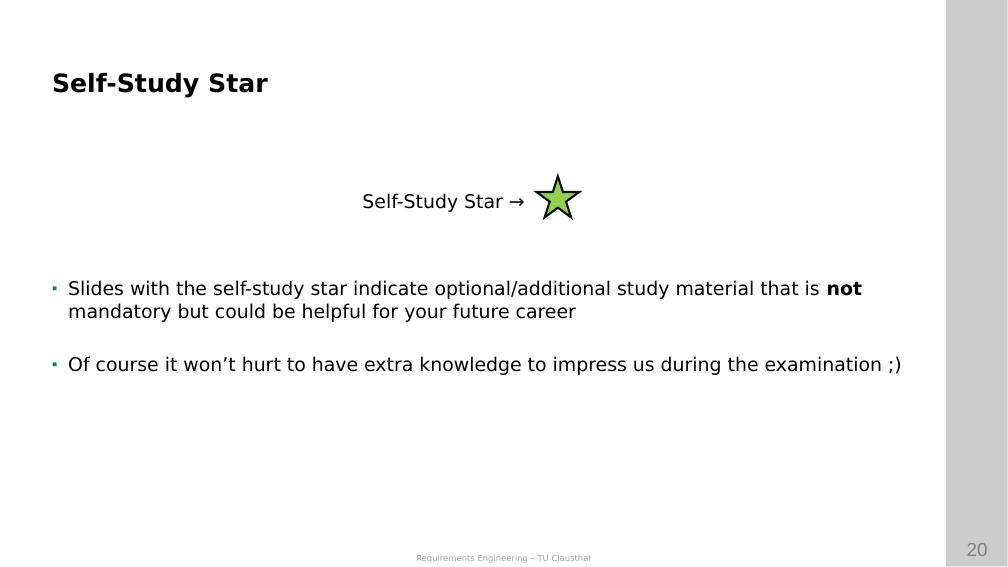
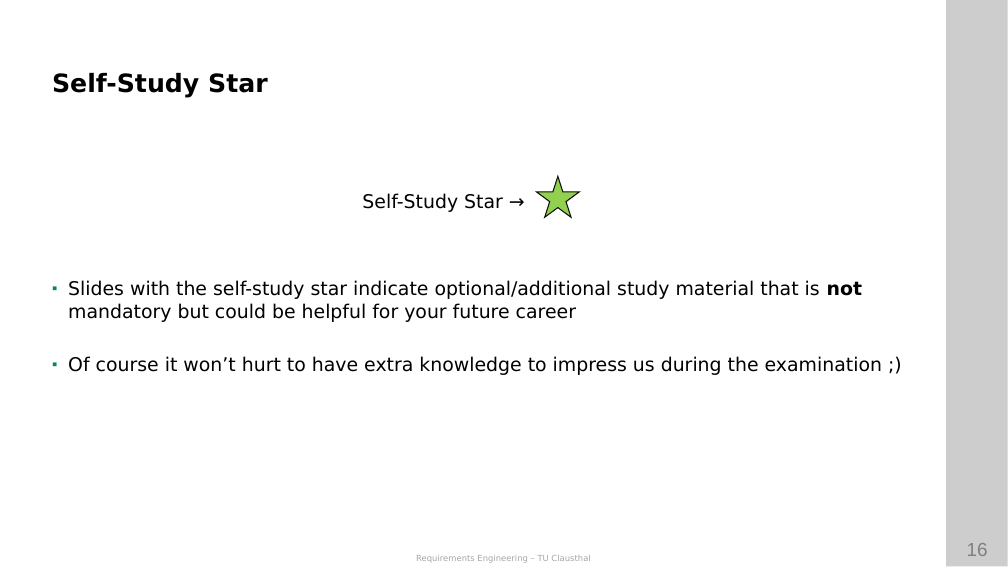
Before and after one commit to ETCE-LAB/teaching-material, a slide deck: slide 16 of Requirements-Engineering/RE-L00-Organization.pptx (slide 20 before the commit). Drawn at 1008x567 pixels with LibreOffice and Linux fonts; fonts in the diff are those of the drawing; background and template pictures are left out. Boxes give left, top, right and bottom in pixels: in the first picture for what was removed or moved away, otherwise in the second. Text is boxed around its words. In the diff, an @@ line names an element or a change of style, - is before the commit and + after.

```diff
--- a/Requirements-Engineering/RE-L00-Organization.pptx
+++ b/Requirements-Engineering/RE-L00-Organization.pptx
@@ star at (537,176,579,217): outline #0D0D0D 2 pt to #0D0D0D 1 pt @@
@@ page number at (967,543,988,556): text changed @@
-20
+16
```
Also in this commit, not shown: 8 other slides changed, 1 slide added, 5 slides removed, 1 other file.
